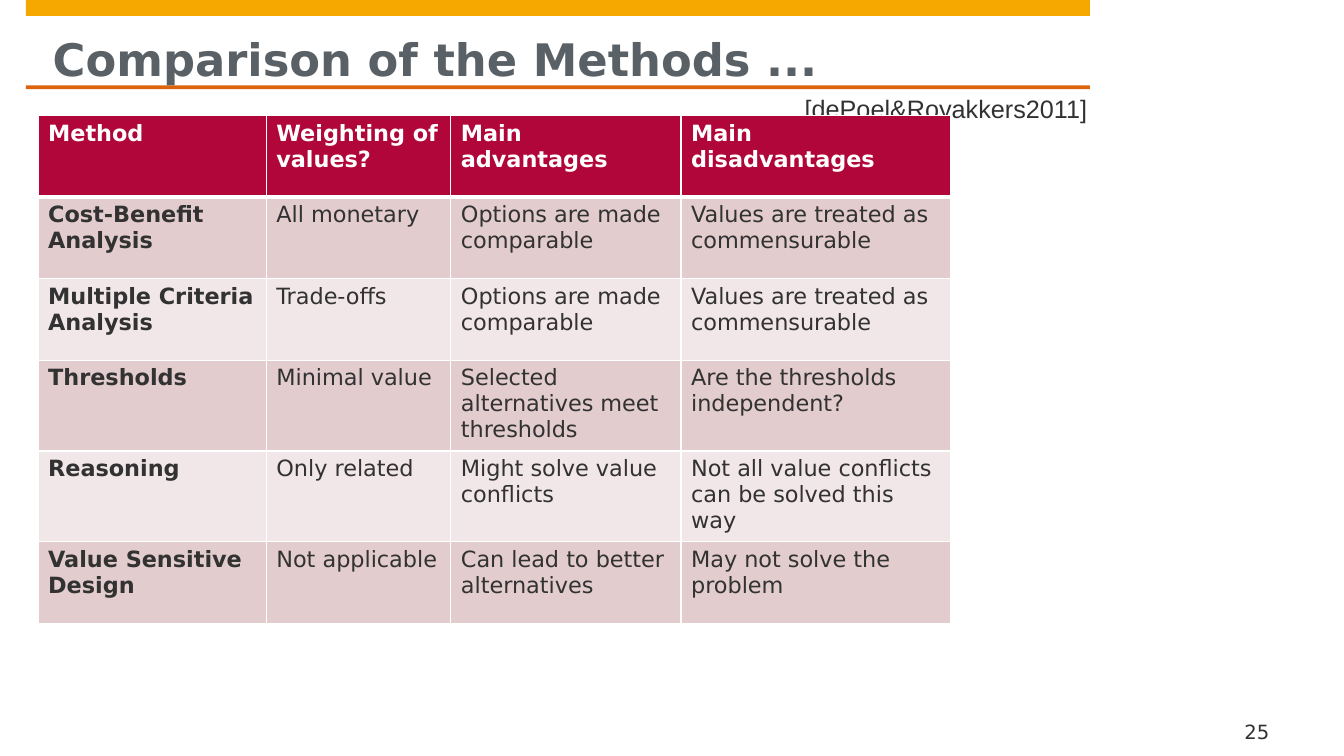
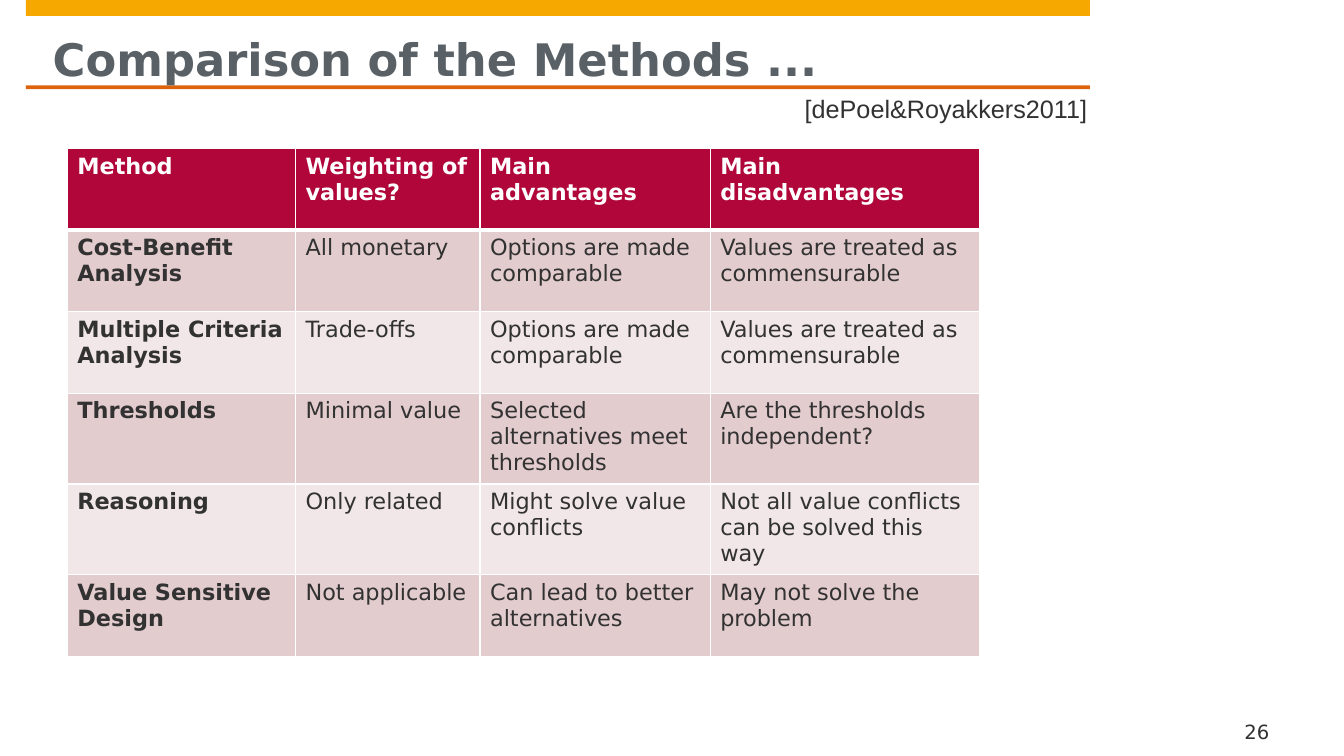
Before and after one commit to hpi-sam/Responsible-AI, a slide deck: slide 26 of 6. Normative Argumentation.pptx (slide 25 before the commit). Drawn at 1344x756 pixels with LibreOffice and Linux fonts; fonts in the diff are those of the drawing; background and template pictures are left out. Boxes give left, top, right and bottom in pixels: in the first picture for what was removed or moved away, otherwise in the second. Text is boxed around its words. In the diff, an @@ line names an element or a change of style, - is before the commit and + after.

```diff
--- a/6. Normative Argumentation.pptx
+++ b/6. Normative Argumentation.pptx
@@ table moved from (x1=38, y1=116, x2=951, y2=624) to (x1=68, y1=149, x2=980, y2=657) @@
@@ page number at (x1=1244, y1=724, x2=1269, y2=740): text changed @@
-25
+26
```
Also in this commit, not shown: 4 other slides changed, 2 slides added.
